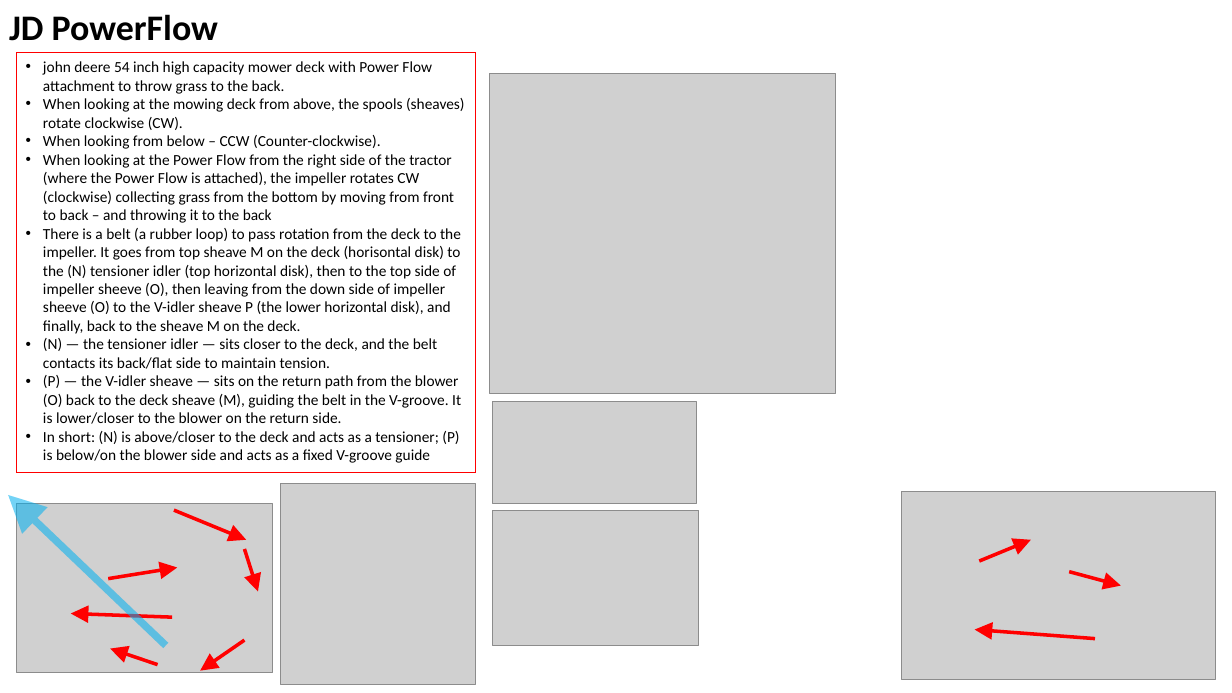
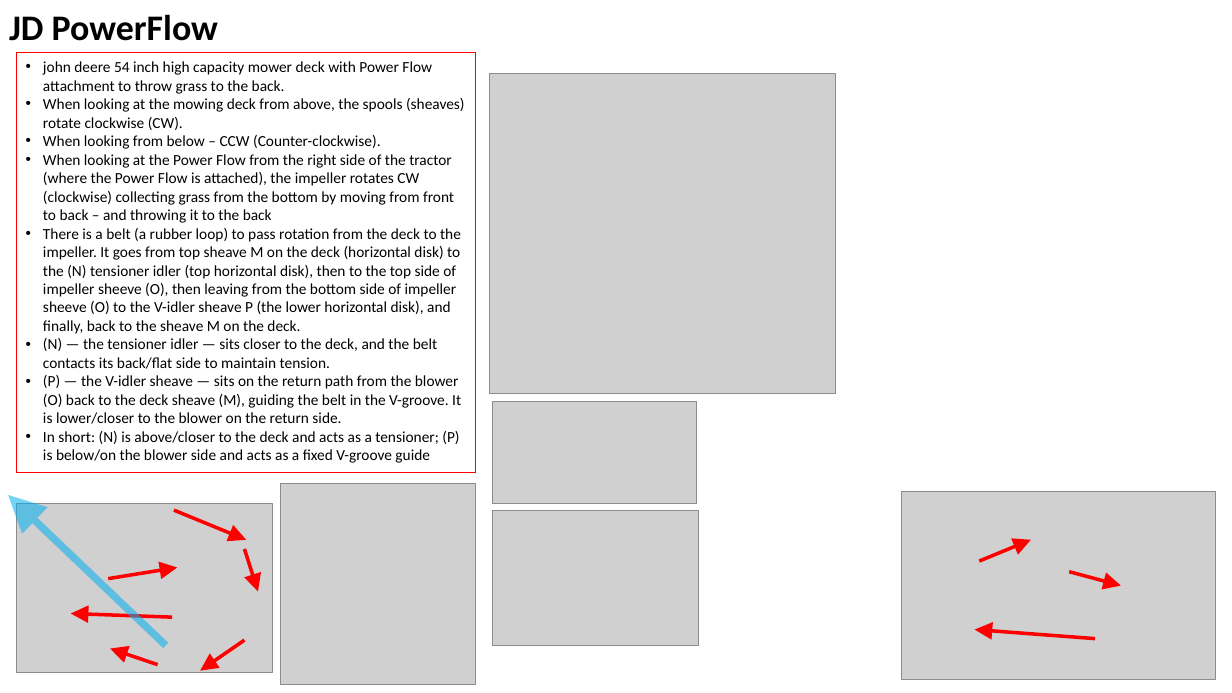
Before and after one commit to lselector/misc_farm, a slide deck: slide 12 of tractor_jd_1025r_X758.pptx. Drawn at 1232x693 pixels with LibreOffice and Linux fonts; fonts in the diff are those of the drawing; grey boxes stand for pictures. Boxes give left, top, right and bottom in pixels: in the first picture for what was removed or moved away, otherwise in the second. Text is boxed around its words. In the diff, an @@ line names an element or a change of style, - is before the commit and + after.

Commit message:
update

```diff
--- a/tractor_jd_1025r_X758.pptx
+++ b/tractor_jd_1025r_X758.pptx
@@ text in rectangle at box(43, 228, 461, 334): text changed @@
-• There is a belt (a rubber loop) to pass rotation from the deck to the impeller. It goes from top sheave M on the deck (horisontal disk) to the (N) tensioner idler (top horizontal disk), then to the top side of impeller sheeve (O), then leaving from the down side of impeller sheeve (O) to the V-idler sheave P (the lower horizontal disk), and finally, back to the sheave M on the deck.
+• There is a belt (a rubber loop) to pass rotation from the deck to the impeller. It goes from top sheave M on the deck (horizontal disk) to the (N) tensioner idler (top horizontal disk), then to the top side of impeller sheeve (O), then leaving from the bottom side of impeller sheeve (O) to the V-idler sheave P (the lower horizontal disk), and finally, back to the sheave M on the deck.
```
Also in this commit, not shown: 2 other slides changed.
